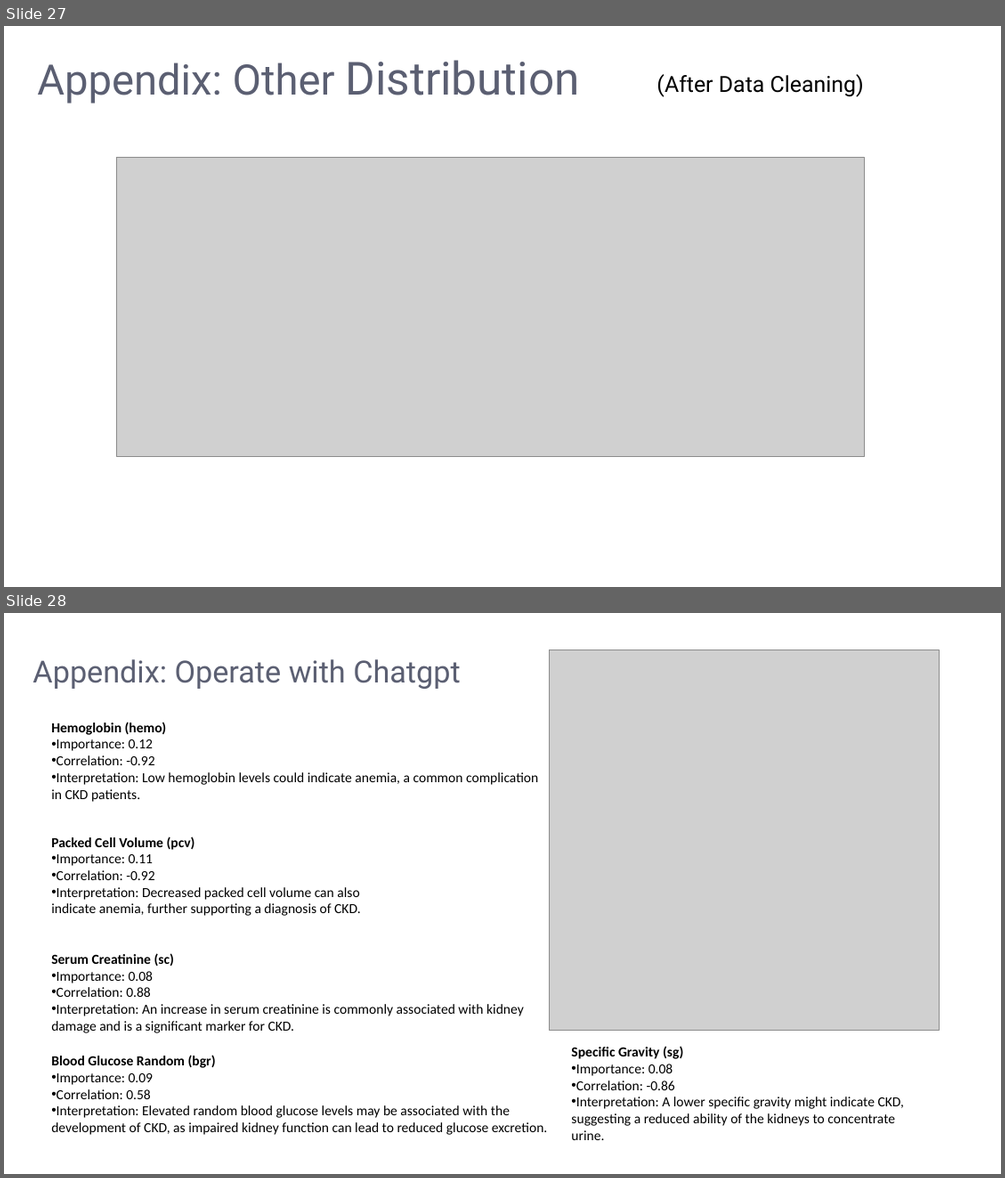
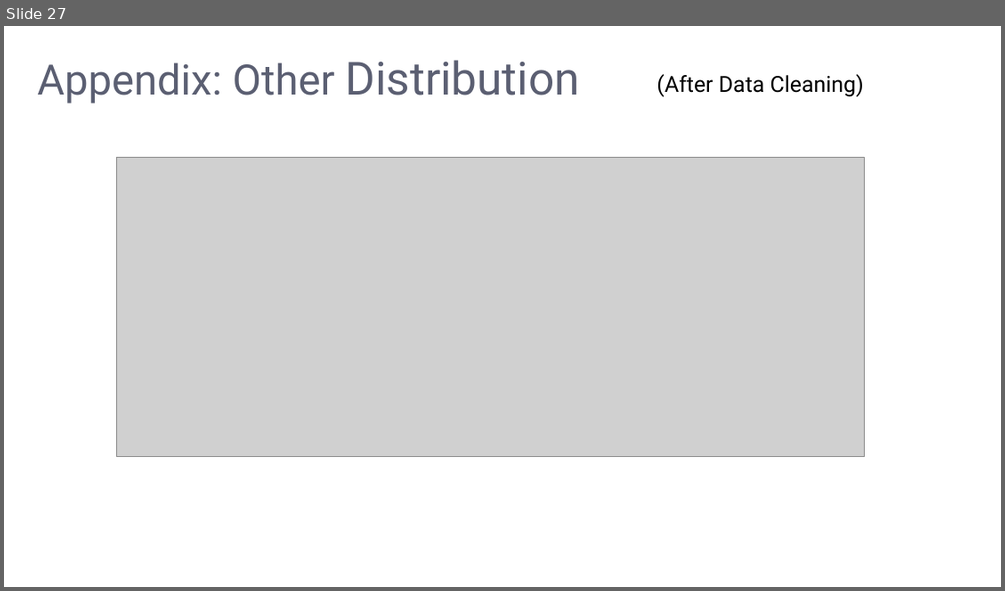
Before and after one commit to LeeMoofon0222/Vizuro_Intern, a slide deck: ckd_process/kidney_disease.pptx. Shown one above the other, each under a label of ours: slides 27 and 28 before the commit, slide 27 after it. The pictures are 1005x1178 and 1005x591 pixels, drawn with LibreOffice and Linux fonts; fonts in the diff are those of the drawing; grey boxes stand for pictures; background and template pictures are left out. Boxes give left, top, right and bottom in pixels: in the first picture for what was removed or moved away, otherwise in the second. Text is boxed around its words. In the diff, an @@ line names an element or a change of style, - is before the commit and + after.

```diff
--- a/ckd_process/kidney_disease.pptx
+++ b/ckd_process/kidney_disease.pptx
@@ slide 28 removed at (4,613,1001,1174), background picture (left out) @@
@@ freeform shape removed at (4,613,999,1174) @@
@@ text removed at (32,659,460,689) @@
-Appendix: Operate with Chatgpt
@@ picture removed at (550,649,938,1030) @@
@@ text removed at (51,722,538,802) @@
-Hemoglobin (hemo)
-• Importance: 0.12
-• Correlation: -0.92
-• Interpretation: Low hemoglobin levels could indicate anemia, a common complication in CKD patients.
@@ text removed at (51,836,361,916) @@
-Packed Cell Volume (pcv)
-• Importance: 0.11
-• Correlation: -0.92
-• Interpretation: Decreased packed cell volume can also indicate anemia, further supporting a diagnosis of CKD.
@@ text removed at (51,953,524,1033) @@
-Serum Creatinine (sc)
-• Importance: 0.08
-• Correlation: 0.88
-• Interpretation: An increase in serum creatinine is commonly associated with kidney damage and is a significant marker for CKD.
@@ text removed at (51,1054,547,1135) @@
-Blood Glucose Random (bgr)
-• Importance: 0.09
-• Correlation: 0.58
-• Interpretation: Elevated random blood glucose levels may be associated with the development of CKD, as impaired kidney function can lead to reduced glucose excretion.
@@ text removed at (571,1046,904,1140) @@
-Specific Gravity (sg)
-• Importance: 0.08
-• Correlation: -0.86
-• Interpretation: A lower specific gravity might indicate CKD, suggesting a reduced ability of the kidneys to concentrate urine.
```
Also in this commit, not shown: 2 slides changed, 3 other slides removed, 14 other files.
